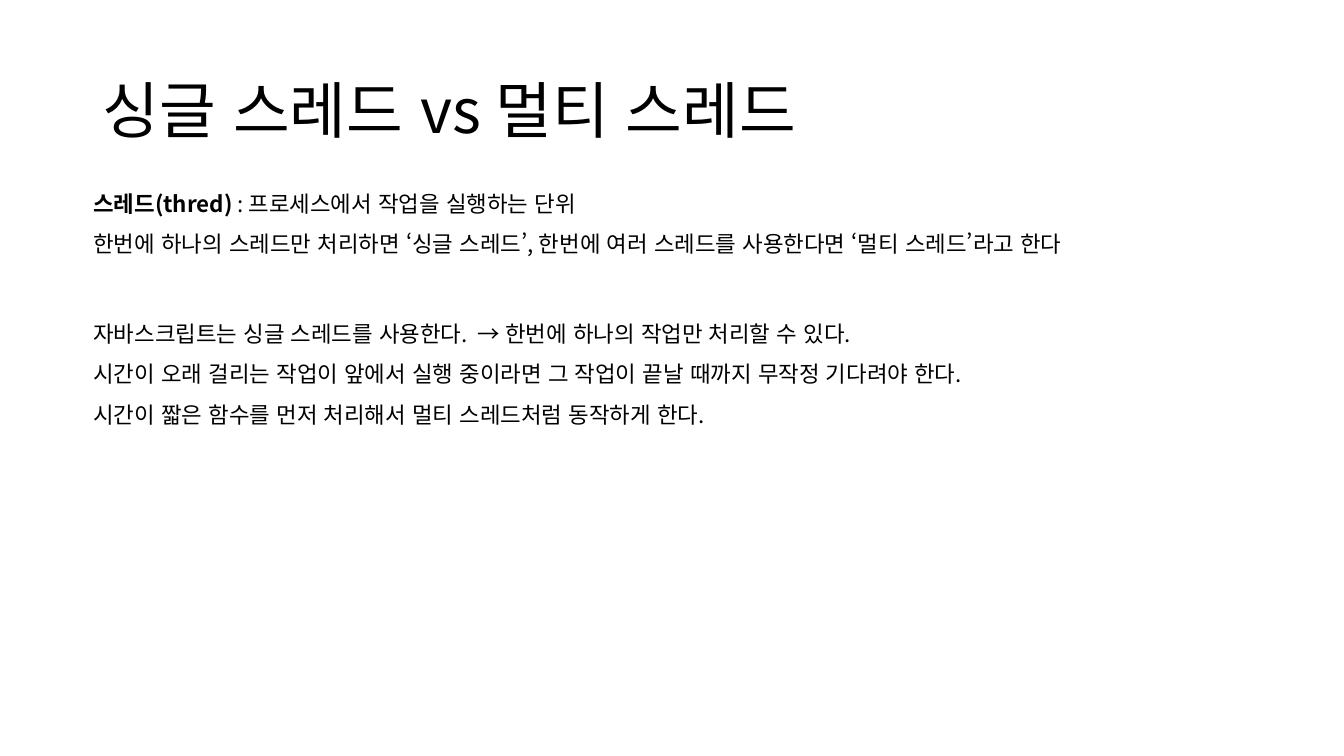
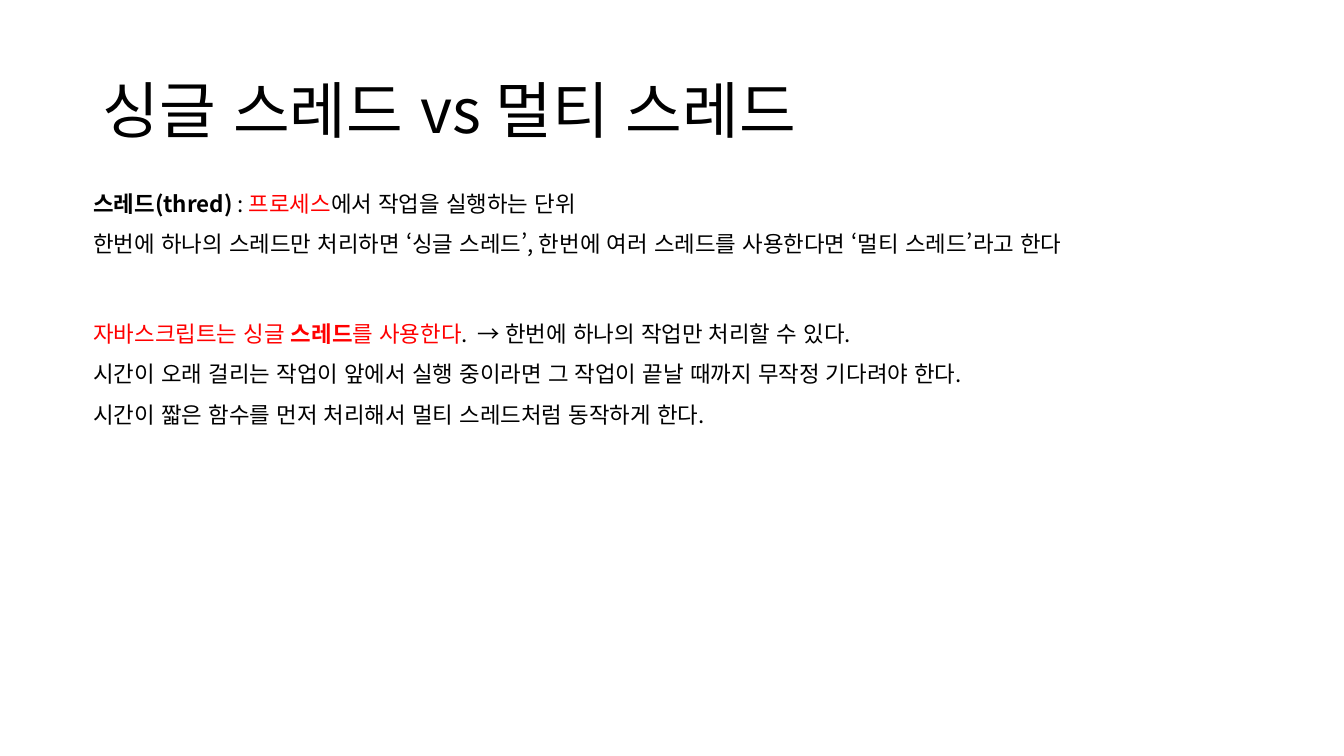
Before and after one commit to hizerdfo/poly_data_javascript_2023, a slide deck: slide 3 of 332-비동기 프로그래밍/332-1.비동기통신.pptx. Drawn at 1344x756 pixels with LibreOffice and Linux fonts; fonts in the diff are those of the drawing. Boxes give left, top, right and bottom in pixels: in the first picture for what was removed or moved away, otherwise in the second. Text is boxed around its words. In the diff, an @@ line names an element or a change of style, - is before the commit and + after.

```diff
--- a/332-비동기 프로그래밍/332-1.비동기통신.pptx
+++ b/332-비동기 프로그래밍/332-1.비동기통신.pptx
@@ text at bbox=[93, 193, 576, 217]: text colour #000000 to #FF0000 in "프로세스에서" @@
@@ text at bbox=[93, 323, 851, 344]: text colour #000000 to #FF0000 in "자바스크립트는 싱글 스레드를 사용한다."; bold on in "스레드를" @@
```
Also in this commit, not shown: 26 other files.
